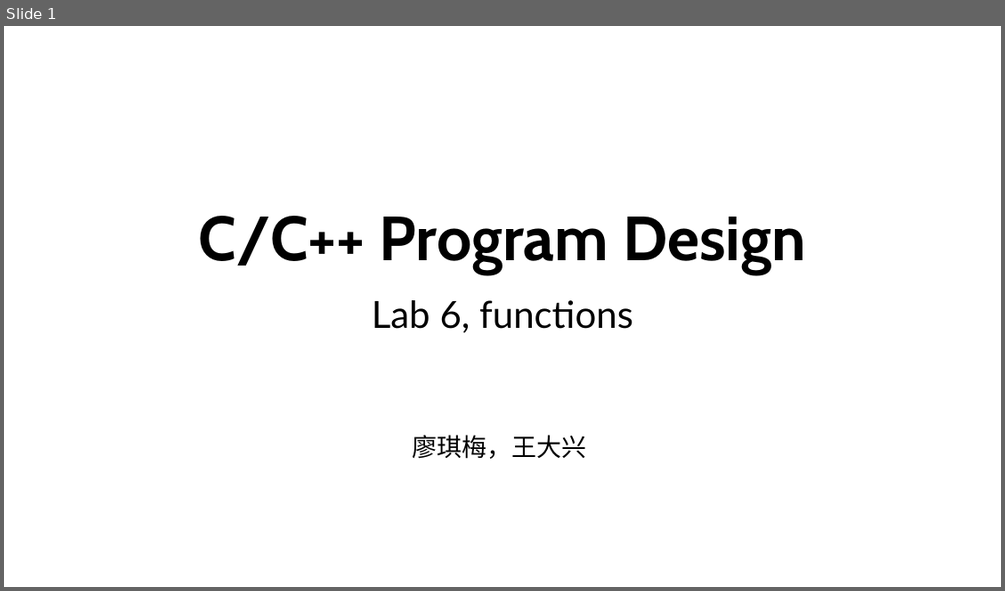
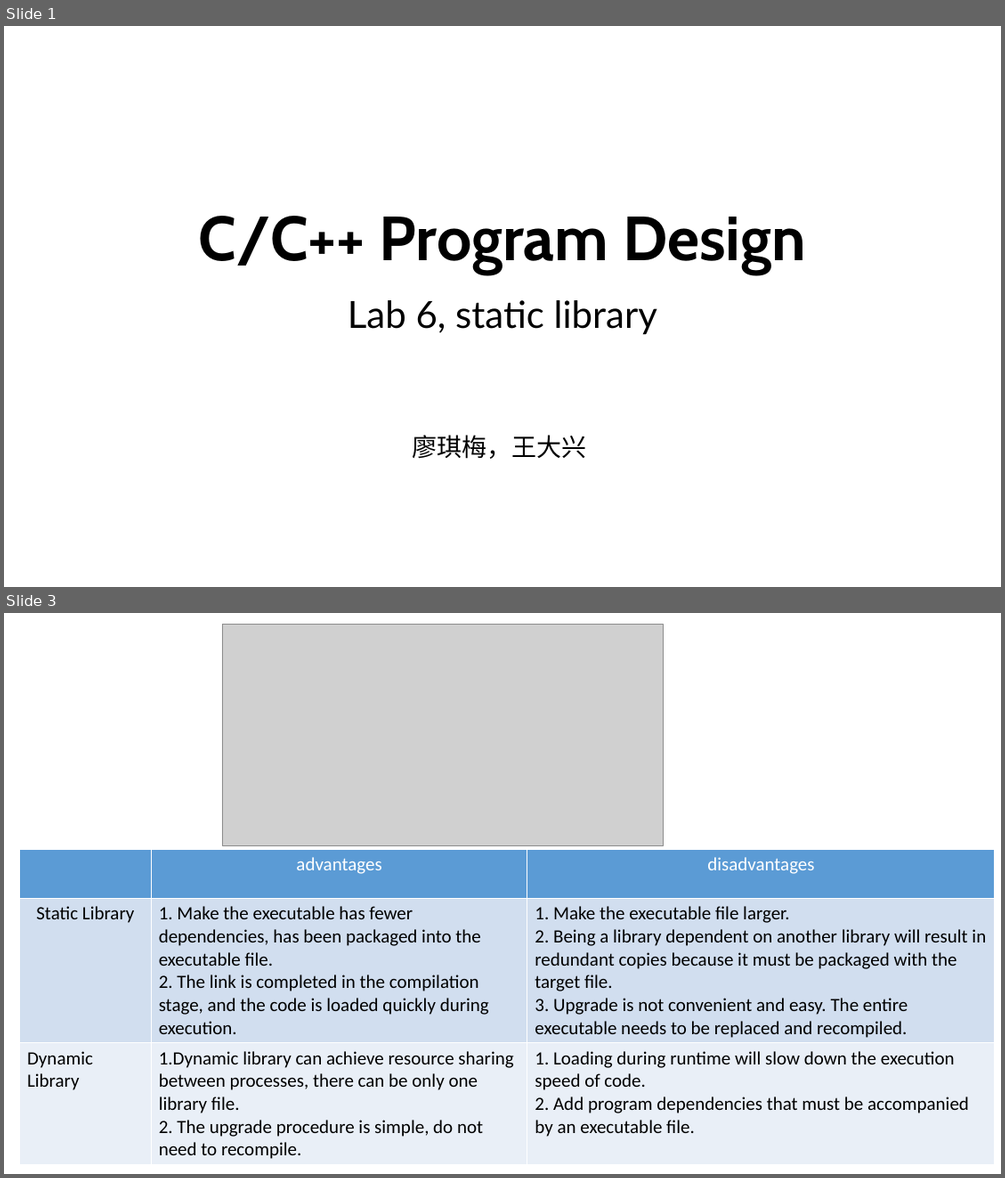
Before and after one commit to ShiqiYu/CPP, a slide deck: week06/Lab06.pptx. Shown one above the other, each under a label of ours: slide 1 before the commit, slides 1 and 3 after it; the slides between them are not shown. The pictures are 1005x591 and 1005x1178 pixels, drawn with LibreOffice and Linux fonts; fonts in the diff are those of the drawing; grey boxes stand for pictures; background and template pictures are left out. Boxes give left, top, right and bottom in pixels: in the first picture for what was removed or moved away, otherwise in the second. Text is boxed around its words. In the diff, an @@ line names an element or a change of style, - is before the commit and + after.

```diff
--- a/week06/Lab06.pptx
+++ b/week06/Lab06.pptx
@@ slide 3 added at box(4, 613, 1001, 1174), background #FFFFFF @@
@@ picture added at box(222, 625, 663, 845) @@
@@ table added at box(20, 850, 995, 1163), 3 rows, 3 columns @@
+ | advantages | disadvantages
+Static Library | 1. Make the executable has fewer dependencies, has been packaged into the executable file. / 2. The link is completed in the compilation stage, and the code is loaded quickly during execution. | 1. Make the executable file larger. / 2. Being a library dependent on another library will result in redundant copies because it must be packaged with the target file. / 3. Upgrade is not convenient and easy. The entire executable needs to be replaced and recompiled.
+Dynamic Library | 1.Dynamic library can achieve resource sharing between processes, there can be only one library file. / 2. The upgrade procedure is simple, do not need to recompile. | 1. Loading during runtime will slow down the execution speed of code. / 2. Add program dependencies that must be accompanied by an executable file.
@@ slide 1 changed as well @@
@@ subtitle at box(348, 300, 657, 335): text changed @@
-Lab 6, functions
+Lab 6, static library
```
Also in this commit, not shown: 3 other slides changed, 8 other slides added, 40 slides removed, 4 other files.
